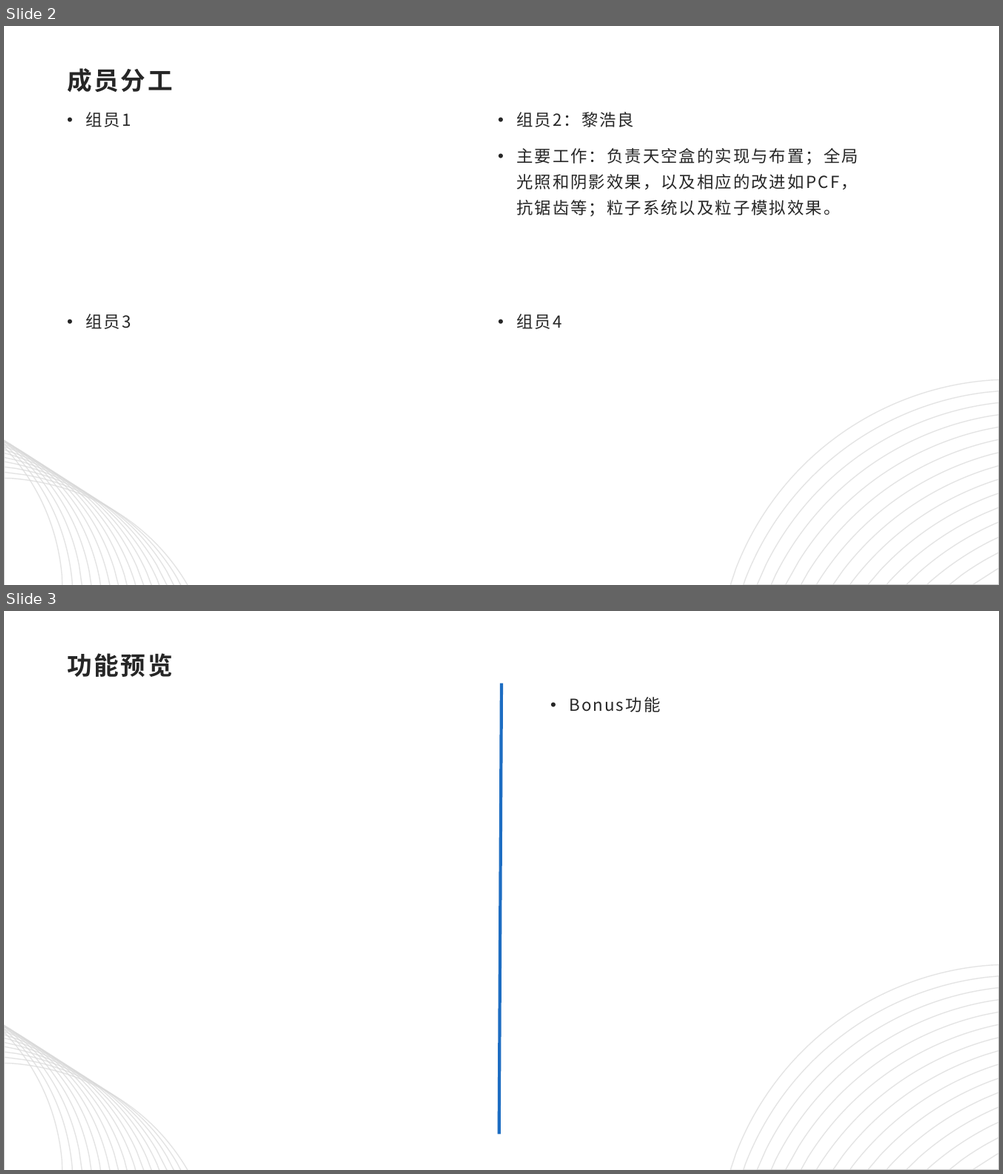
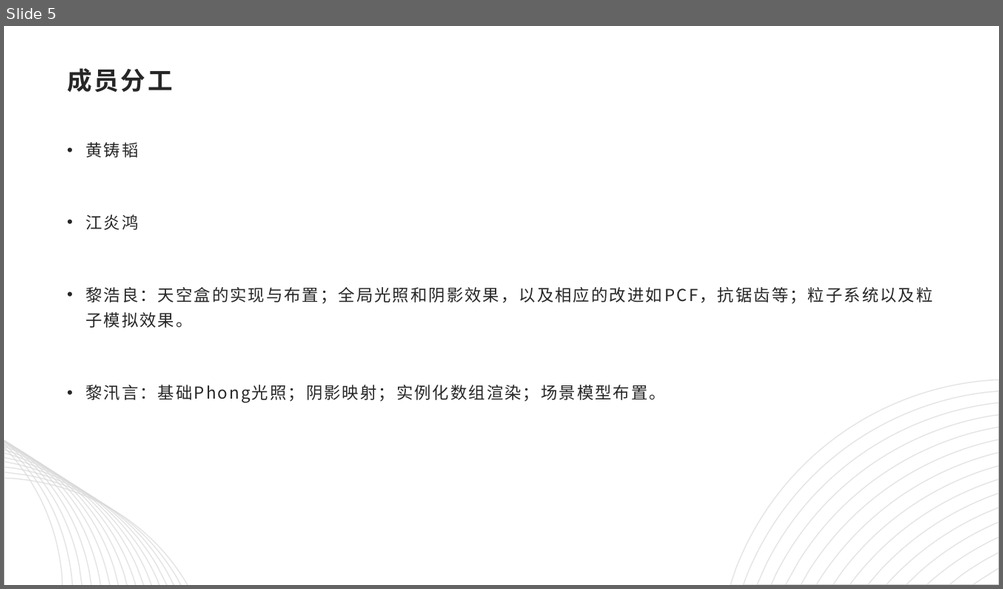
Before and after one commit to computer-graphic-2019/Group19, a slide deck: CG_final.pptx. Shown one above the other, each under a label of ours: slides 2 and 3 before the commit, slide 5 after it. The pictures are 1003x1174 and 1003x589 pixels, drawn with LibreOffice and Linux fonts; fonts in the diff are those of the drawing. Boxes give left, top, right and bottom in pixels: in the first picture for what was removed or moved away, otherwise in the second. Text is boxed around its words. In the diff, an @@ line names an element or a change of style, - is before the commit and + after.

```diff
--- a/CG_final.pptx
+++ b/CG_final.pptx
@@ slide 3 removed at [4,611,999,1170], background #FFFFFF; not listed: 31 template elements that a slide beside it also shows @@
@@ title removed at [67,653,173,677] @@
-功能预览
@@ line removed from (502, 684) to (498, 1135) @@
@@ text removed at [569,697,660,712] @@
-• Bonus功能
@@ what was slide 2 is now slide 5 @@
@@ slide 5 changed as well @@
@@ text removed at [516,112,858,217] @@
-• 组员2：黎浩良
-• 主要工作：负责天空盒的实现与布置；全局光照和阴影效果，以及相应的改进如PCF，抗锯齿等；粒子系统以及粒子模拟效果。
@@ text at [85,142,933,403]: text changed @@
-• 组员1
+• 黄铸韬
+• 江炎鸿
+• 黎浩良：天空盒的实现与布置；全局光照和阴影效果，以及相应的改进如PCF，抗锯齿等；粒子系统以及粒子模拟效果。
+• 黎汛言：基础Phong光照；阴影映射；实例化数组渲染；场景模型布置。
@@ text removed at [85,314,131,329] @@
-• 组员3
@@ text removed at [516,314,561,329] @@
-• 组员4
```
Also in this commit, not shown: 10 other slides changed, 10 slides added, 2 other slides removed.
